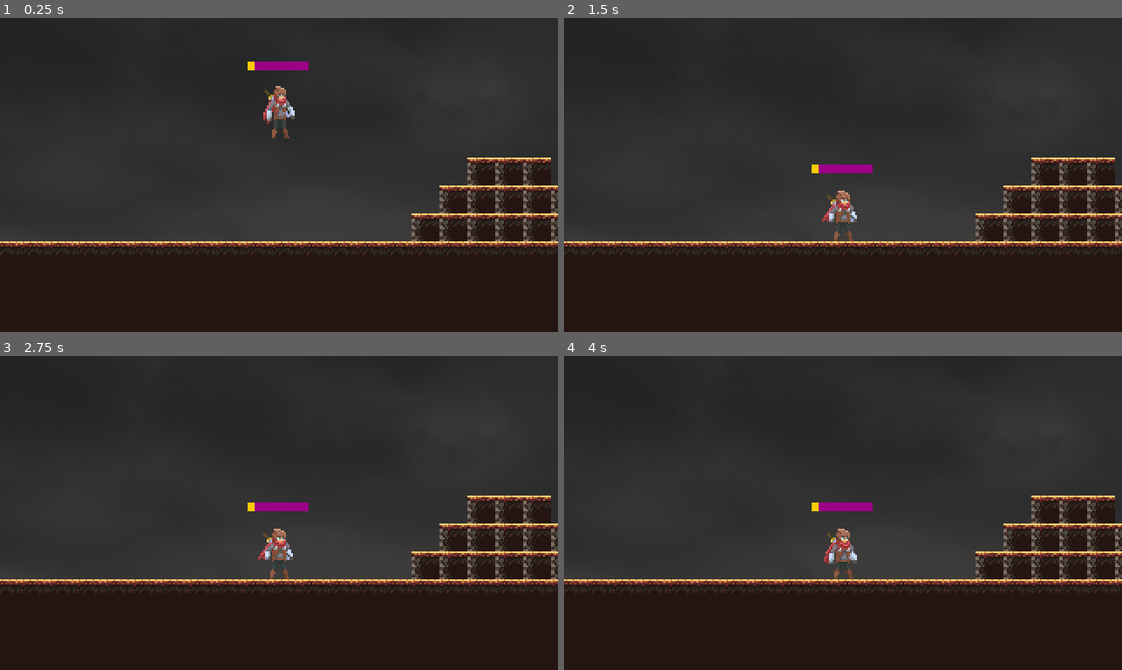
Above: before the commit, frames 1-4 (two rows, left to right).
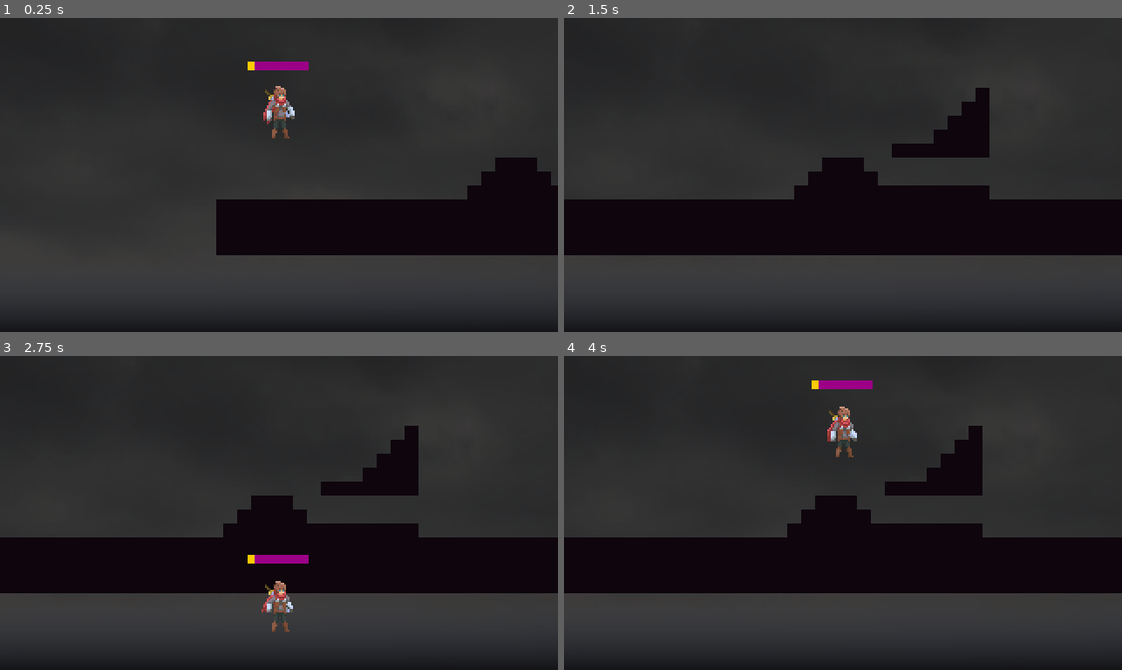
Above: after the commit, the same moments.

Repository: penguix0/IntoTheDeep
Game: Godot game, scene res://Assets/Scene/Main.tscn
Two runs of this game, one before a commit and one after it. Both use one fixed random seed, a clock stepped at 60 frames per second and the inputs below.
Inputs:
- Up to frame 1 (0.25 s): no input
- Up to frame 2 (1.5 s): no input
- Up to frame 3 (2.75 s): no input
- Up to frame 4 (4 s): no input

The runs differ from the first frame. In frame 1, 30% of the frame differs, in the area x 0-100%, y 44-95%; in frame 2, 40%; in frame 3, 40%; in frame 4, 41%, in the area x 0-100%, y 7-95%.

Commit message:
added new tileset

Diff:
--- a/Assets/Scene/Main.tscn
+++ b/Assets/Scene/Main.tscn
@@ -1,107 +1,11 @@
-[gd_scene load_steps=20 format=2]
+[gd_scene load_steps=11 format=2]
 
+[ext_resource path="res://Assets/Tileset/tileset.tres" type="TileSet" id=1]
 [ext_resource path="res://Assets/Player/Player.tscn" type="PackedScene" id=2]
 [ext_resource path="res://Assets/Script/RespawnZone.gd" type="Script" id=3]
 [ext_resource path="res://Assets/Camera/Camera.tscn" type="PackedScene" id=4]
-[ext_resource path="res://Assets/Tileset/oak_woods_tileset.png" type="Texture" id=5]
 [ext_resource path="res://Assets/Image/sky.jpeg" type="Texture" id=6]
 [ext_resource path="res://Assets/Sprite/Parallex/building 1.png" type="Texture" id=7]
-
-[sub_resource type="ConvexPolygonShape2D" id=2]
-points = PoolVector2Array( 32, 32, 0, 32, 0, 0, 32, 0 )
-
-[sub_resource type="ConvexPolygonShape2D" id=3]
-points = PoolVector2Array( 32, 32, 0, 32, 0, 0, 32, 0 )
-
-[sub_resource type="ConvexPolygonShape2D" id=4]
-points = PoolVector2Array( 32, 32, 0, 32, 0, 0, 32, 0 )
-
-[sub_resource type="ConvexPolygonShape2D" id=5]
-points = PoolVector2Array( 32, 32, 0, 32, 0, 0, 32, 0 )
-
-[sub_resource type="ConvexPolygonShape2D" id=6]
-points = PoolVector2Array( 32, 32, 0, 32, 0, 0, 32, 0 )
-
-[sub_resource type="ConvexPolygonShape2D" id=7]
-points = PoolVector2Array( 32, 32, 0, 32, 0, 0, 32, 0 )
-
-[sub_resource type="ConvexPolygonShape2D" id=8]
-points = PoolVector2Array( 32, 32, 0, 32, 0, 0, 32, 0 )
-
-[sub_resource type="ConvexPolygonShape2D" id=9]
-points = PoolVector2Array( 32, 32, 0, 32, 0, 0, 32, 0 )
-
-[sub_resource type="TileSet" id=10]
-0/name = "oak_woods_tileset.png 0"
-0/texture = ExtResource( 5 )
-0/tex_offset = Vector2( 0, 0 )
-0/modulate = Color( 1, 1, 1, 1 )
-0/region = Rect2( 0, 0, 96, 96 )
-0/tile_mode = 2
-0/autotile/icon_coordinate = Vector2( 0, 0 )
-0/autotile/tile_size = Vector2( 32, 32 )
-0/autotile/spacing = 0
-0/autotile/occluder_map = [  ]
-0/autotile/navpoly_map = [  ]
-0/autotile/priority_map = [  ]
-0/autotile/z_index_map = [  ]
-0/occluder_offset = Vector2( 0, 0 )
-0/navigation_offset = Vector2( 0, 0 )
-0/shape_offset = Vector2( 0, 0 )
-0/shape_transform = Transform2D( 1, 0, 0, 1, 0, 0 )
-0/shape = SubResource( 2 )
-0/shape_one_way = false
-0/shape_one_way_margin = 1.0
-0/shapes = [ {
-"autotile_coord": Vector2( 0, 0 ),
-"one_way": false,
-"one_way_margin": 1.0,
-"shape": SubResource( 2 ),
-"shape_transform": Transform2D( 1, 0, 0, 1, 0, 0 )
-}, {
-"autotile_coord": Vector2( 1, 0 ),
-"one_way": false,
-"one_way_margin": 1.0,
-"shape": SubResource( 3 ),
-"shape_transform": Transform2D( 1, 0, 0, 1, 0, 0 )
-}, {
-"autotile_coord": Vector2( 2, 0 ),
-"one_way": false,
-"one_way_margin": 1.0,
-"shape": SubResource( 4 ),
-"shape_transform": Transform2D( 1, 0, 0, 1, 0, 0 )
-}, {
-"autotile_coord": Vector2( 2, 1 ),
-"one_way": false,
-"one_way_margin": 1.0,
-"shape": SubResource( 5 ),
-"shape_transform": Transform2D( 1, 0, 0, 1, 0, 0 )
-}, {
-"autotile_coord": Vector2( 2, 2 ),
-"one_way": false,
-"one_way_margin": 1.0,
-"shape": SubResource( 6 ),
-"shape_transform": Transform2D( 1, 0, 0, 1, 0, 0 )
-}, {
-"autotile_coord": Vector2( 1, 2 ),
-"one_way": false,
-"one_way_margin": 1.0,
-"shape": SubResource( 7 ),
-"shape_transform": Transform2D( 1, 0, 0, 1, 0, 0 )
-}, {
-"autotile_coord": Vector2( 0, 2 ),
-"one_way": false,
-"one_way_margin": 1.0,
-"shape": SubResource( 8 ),
-"shape_transform": Transform2D( 1, 0, 0, 1, 0, 0 )
-}, {
-"autotile_coord": Vector2( 0, 1 ),
-"one_way": false,
-"one_way_margin": 1.0,
-"shape": SubResource( 9 ),
-"shape_transform": Transform2D( 1, 0, 0, 1, 0, 0 )
-} ]
-0/z_index = 0
 
 [sub_resource type="RectangleShape2D" id=15]
 extents = Vector2( 11, 48 )
@@ -138,8 +42,8 @@
 [node name="TileMap" type="TileMap" parent="."]
 position = Vector2( 300, -100 )
 scale = Vector2( 0.5, 0.5 )
-tile_set = SubResource( 10 )
-cell_size = Vector2( 32, 32 )
+tile_set = ExtResource( 1 )
+cell_size = Vector2( 16, 16 )
 format = 1
 tile_data = PoolIntArray( -786386, 0, 131072, -786374, 0, 1, -786373, 0, 1, -720850, 0, 131072, -720843, 0, 1, -720842, …(6616 unchanged characters)…
 
--- a/Assets/Tileset/placeholder.tres
+++ /dev/null
@@ -1,3 +0,0 @@
-[gd_resource type="TileSet" format=2]
-
-[resource]
--- /dev/null
+++ b/Assets/Tileset/tileset.tres
@@ -0,0 +1,26 @@
+[gd_resource type="TileSet" load_steps=2 format=2]
+
+[ext_resource path="res://Assets/Tileset/mainlev_build.png" type="Texture" id=1]
+
+[resource]
+0/name = "mainlev_build.png 0"
+0/texture = ExtResource( 1 )
+0/tex_offset = Vector2( 0, 0 )
+0/modulate = Color( 1, 1, 1, 1 )
+0/region = Rect2( 32, 32, 32, 32 )
+0/tile_mode = 2
+0/autotile/icon_coordinate = Vector2( 0, 0 )
+0/autotile/tile_size = Vector2( 16, 16 )
+0/autotile/spacing = 0
+0/autotile/occluder_map = [  ]
+0/autotile/navpoly_map = [  ]
+0/autotile/priority_map = [  ]
+0/autotile/z_index_map = [  ]
+0/occluder_offset = Vector2( 0, 0 )
+0/navigation_offset = Vector2( 0, 0 )
+0/shape_offset = Vector2( 0, 0 )
+0/shape_transform = Transform2D( 1, 0, 0, 1, 0, 0 )
+0/shape_one_way = false
+0/shape_one_way_margin = 0.0
+0/shapes = [  ]
+0/z_index = 0
Binary file added: Assets/Tileset/background1.png
Not shown, added: Assets/Tileset/background1.png.import
Binary file added: Assets/Tileset/background2.png
Not shown, changed: Assets/Tileset/background2.png.import
Binary file added: Assets/Tileset/background3.png
Not shown, added: Assets/Tileset/background3.png.import
Binary file added: Assets/Tileset/background4a.png
Not shown, added: Assets/Tileset/background4a.png.import
Binary file added: Assets/Tileset/background4b.png
Not shown, added: Assets/Tileset/background4b.png.import
Binary file added: Assets/Tileset/mainlev_build.png
Not shown, added: Assets/Tileset/mainlev_build.png.import
(and 5 more such lines)
